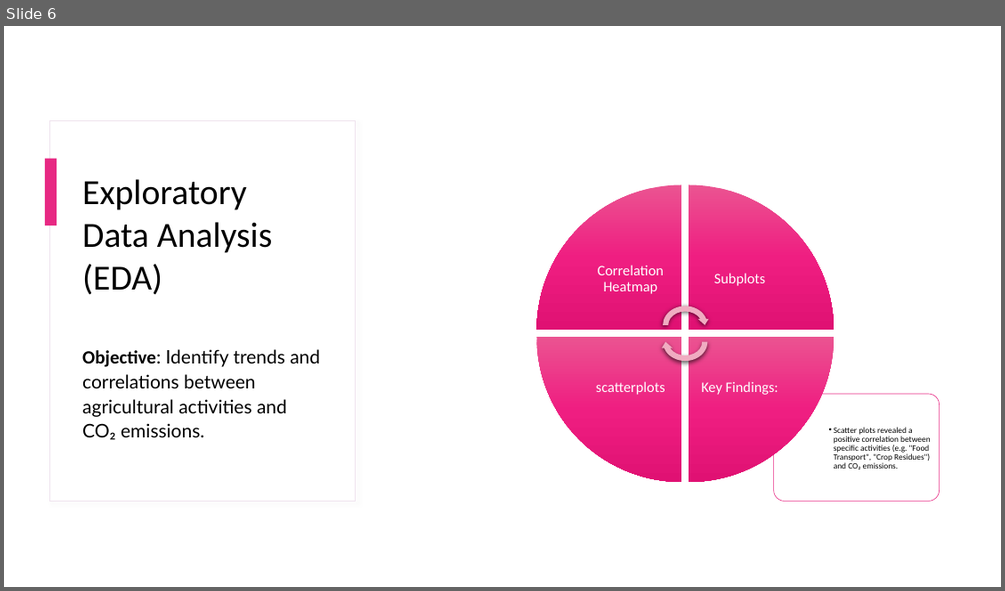
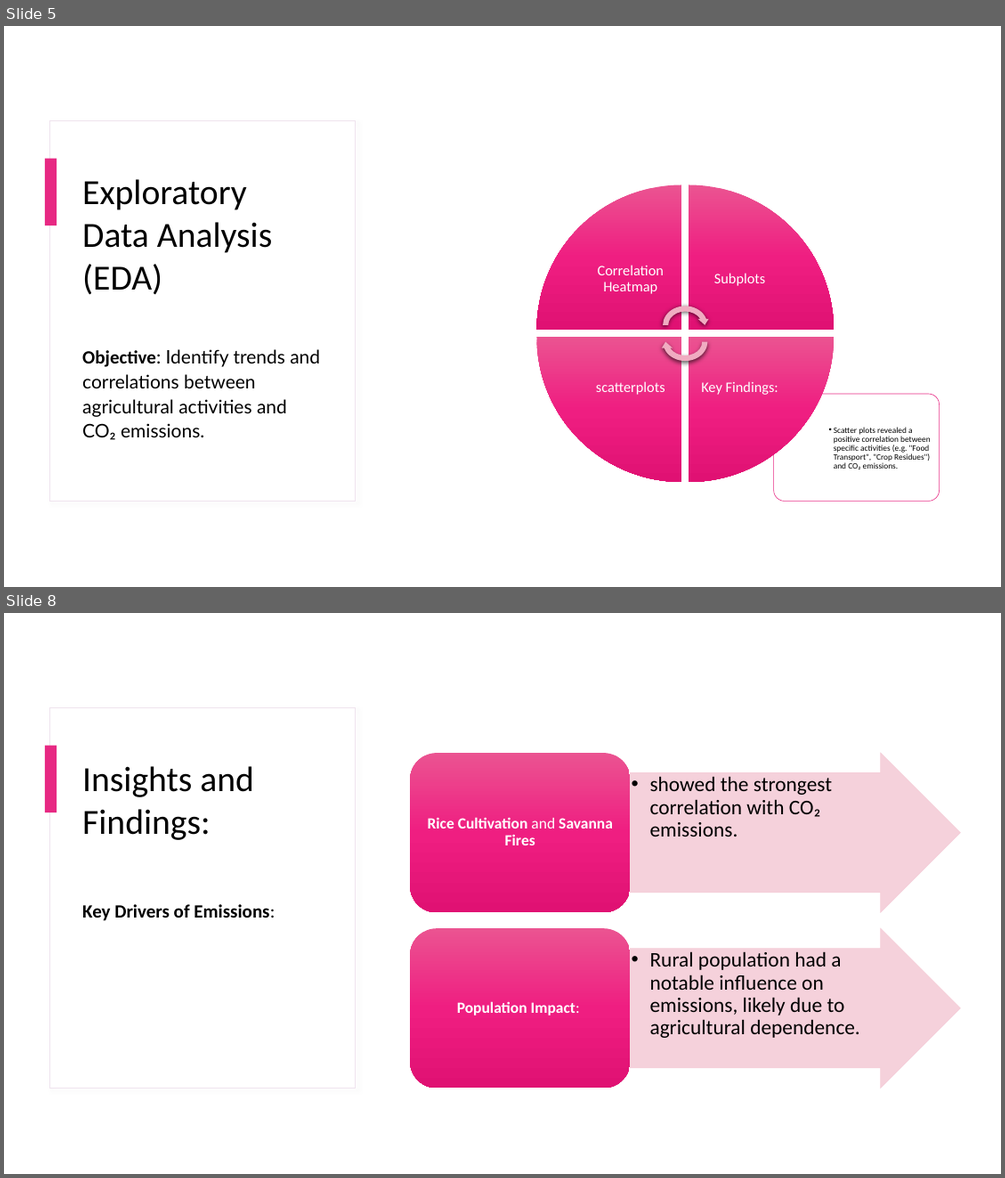
Before and after one commit to MelShongwe/2401PTDS_Regression_Project, a slide deck: Presentation Slide Deck .pptx. Shown one above the other, each under a label of ours: slide 6 before the commit, slides 5 and 8 after it; the slides between them are not shown. The pictures are 1005x591 and 1005x1178 pixels, drawn with LibreOffice and Linux fonts; fonts in the diff are those of the drawing. Boxes give left, top, right and bottom in pixels: in the first picture for what was removed or moved away, otherwise in the second. Text is boxed around its words. In the diff, an @@ line names an element or a change of style, - is before the commit and + after.

```diff
--- a/Presentation Slide Deck .pptx
+++ b/Presentation Slide Deck .pptx
@@ slide 8 added at box(4, 613, 1001, 1174), background #FFFFFF; not listed: 2 template elements that a slide beside it also shows @@
@@ title added at box(82, 766, 254, 840), 34 pt, text #000000 @@
+Insights and Findings:
@@ text added at box(82, 904, 275, 921), 18 pt, text #000000, bold @@
+Key Drivers of Emissions:
@@ group added at box(410, 753, 961, 1088): 4 texts, 2 right arrows, 2 rounded rectangles @@
+  • showed the strongest correlation with CO₂ emissions.
+Rice Cultivation and Savanna Fires
+  • Rural population had a notable influence on emissions, likely due to agricultural dependence.
+Population Impact:
@@ what was slide 6 is now slide 5 @@
```
Also in this commit, not shown: 1 slide changed, 5 other slides added, 2 slides removed.
